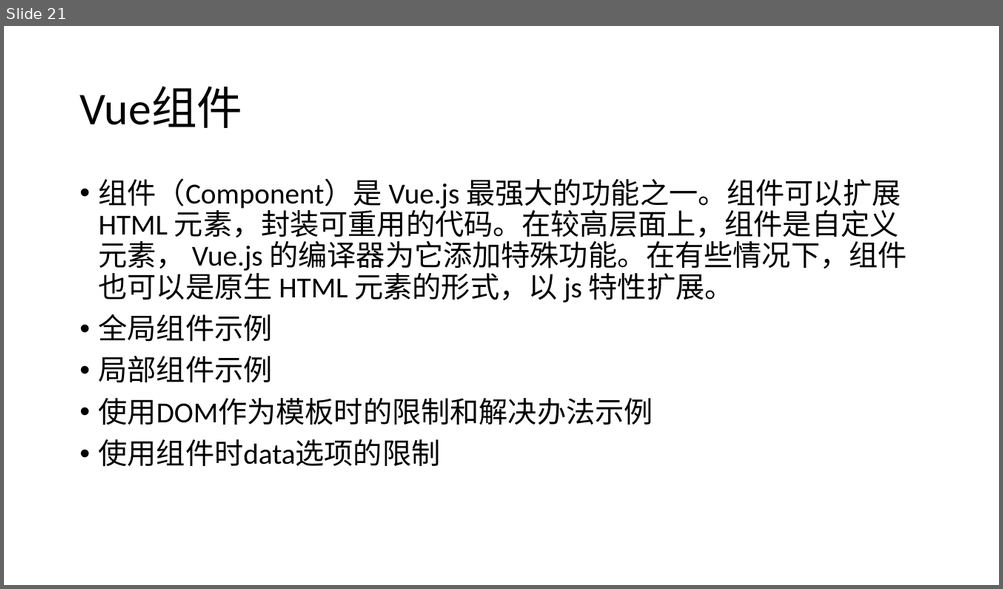
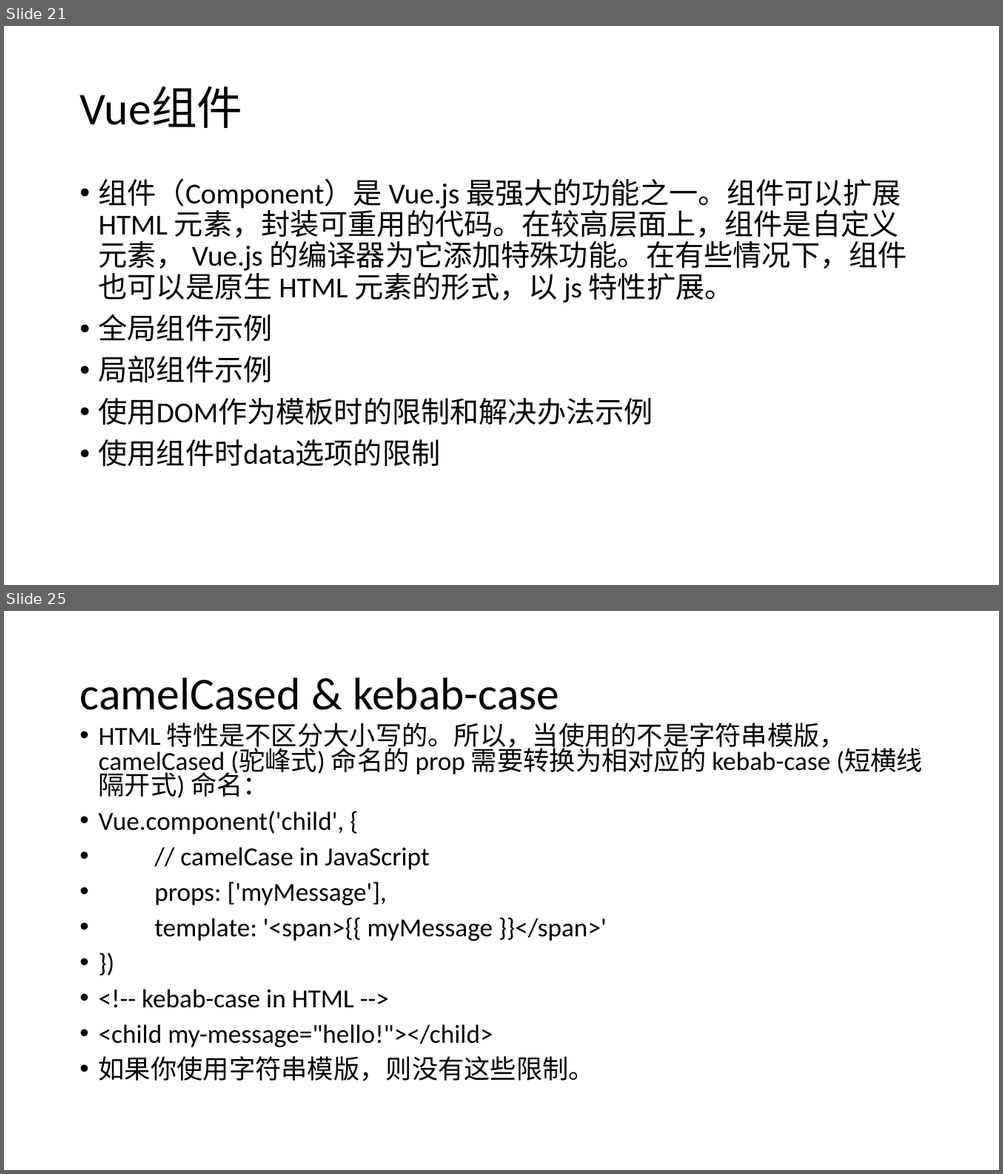
Before and after one commit to YSMJ1994/study, a slide deck: study_Vue/学习Vue.pptx. Shown one above the other, each under a label of ours: slide 21 before the commit, slides 21 and 25 after it; the slides between them are not shown. The pictures are 1003x589 and 1003x1174 pixels, drawn with LibreOffice and Linux fonts; fonts in the diff are those of the drawing. Boxes give left, top, right and bottom in pixels: in the first picture for what was removed or moved away, otherwise in the second. Text is boxed around its words. In the diff, an @@ line names an element or a change of style, - is before the commit and + after.

```diff
--- a/study_Vue/学习Vue.pptx
+++ b/study_Vue/学习Vue.pptx
@@ slide 25 added at box(4, 611, 999, 1170), background #FFFFFF @@
@@ title added at box(79, 678, 559, 710), 44 pt, text #000000 @@
+camelCased & kebab-case
@@ text added at box(99, 723, 922, 1082), 25.2 pt, text #000000 @@
+• HTML 特性是不区分大小写的。所以，当使用的不是字符串模版，camelCased (驼峰式) 命名的 prop 需要转换为相对应的 kebab-case (短横线隔开式) 命名：
+• Vue.component('child', {
+• // camelCase in JavaScript
+• props: ['myMessage'],
+• template: '<span>{{ myMessage }}</span>'
+• })
+• <!-- kebab-case in HTML -->
+• <child my-message="hello!"></child>
+• 如果你使用字符串模版，则没有这些限制。
```
Also in this commit, not shown: 3 slides changed, 7 other slides added, 12 other files.
